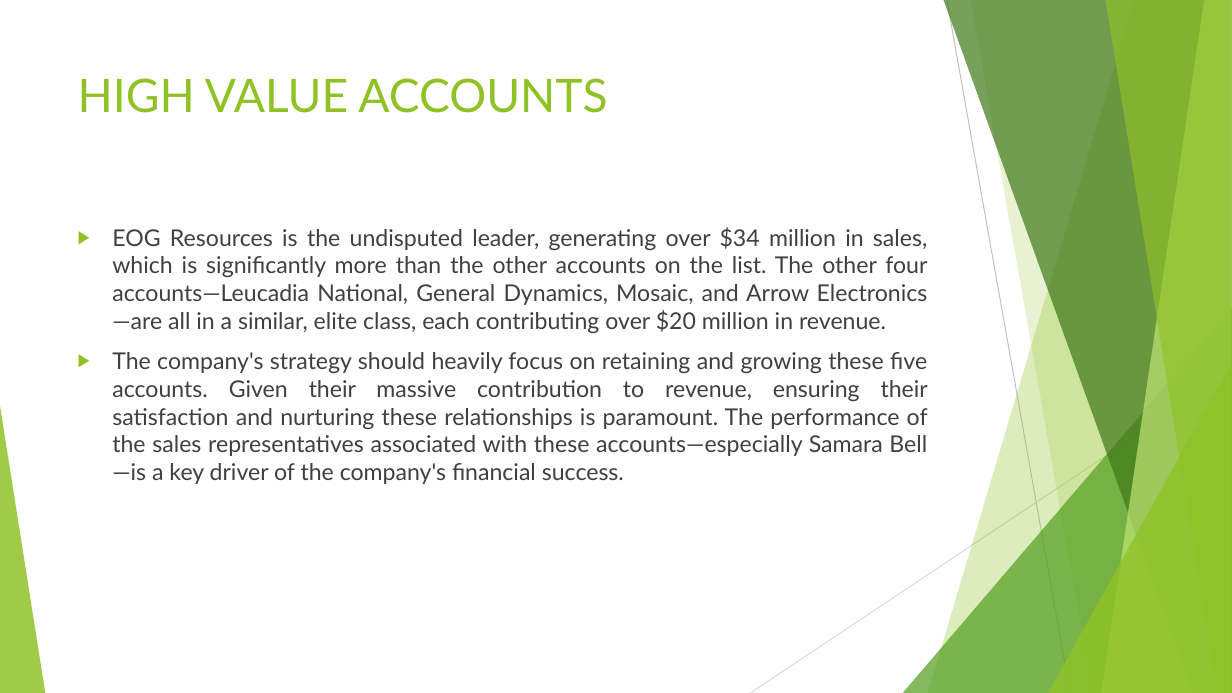
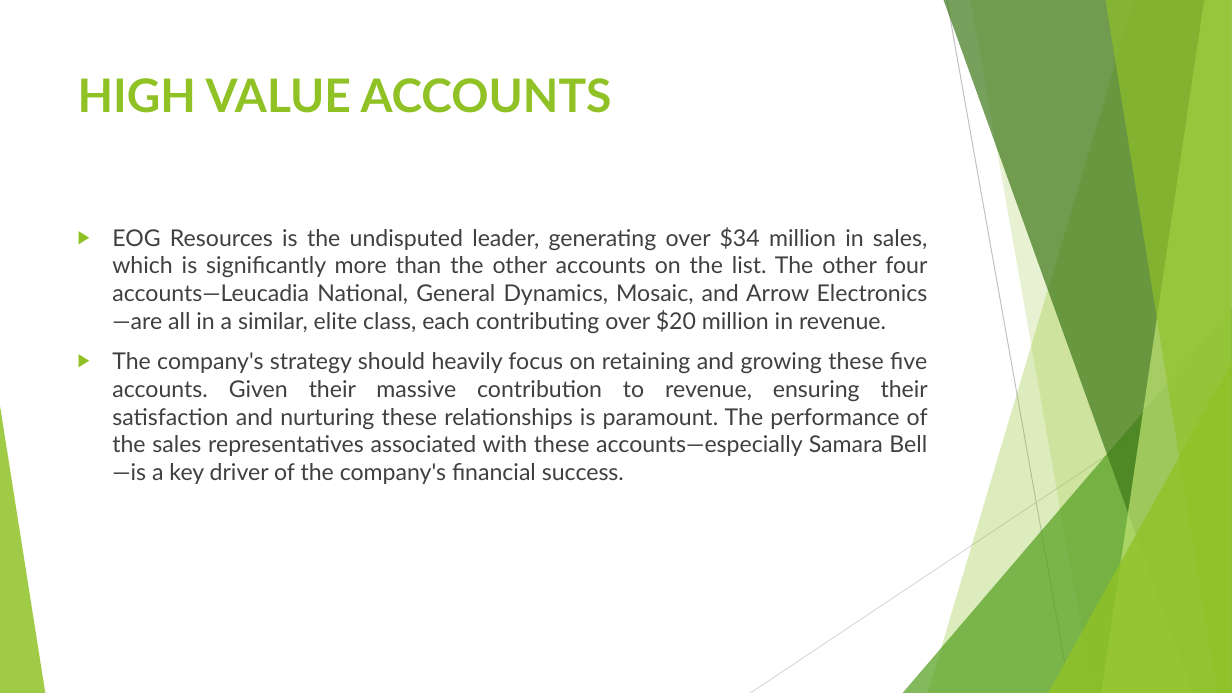
Before and after one commit to Tajman80/CDECircle2Group, a slide deck: slide 9 of Circle2_Linux_Git_Group_Assignment.pptx (slide 5 before the commit). Drawn at 1232x693 pixels with LibreOffice and Linux fonts; fonts in the diff are those of the drawing. Boxes give left, top, right and bottom in pixels: in the first picture for what was removed or moved away, otherwise in the second. Text is boxed around its words. In the diff, an @@ line names an element or a change of style, - is before the commit and + after.

```diff
--- a/Circle2_Linux_Git_Group_Assignment.pptx
+++ b/Circle2_Linux_Git_Group_Assignment.pptx
@@ title "HIGH VALUE ACCOUNTS" at (x1=78, y1=78, x2=612, y2=113): bold on @@
```
Also in this commit, not shown: 3 other slides changed, 4 slides added, 1 other file.
